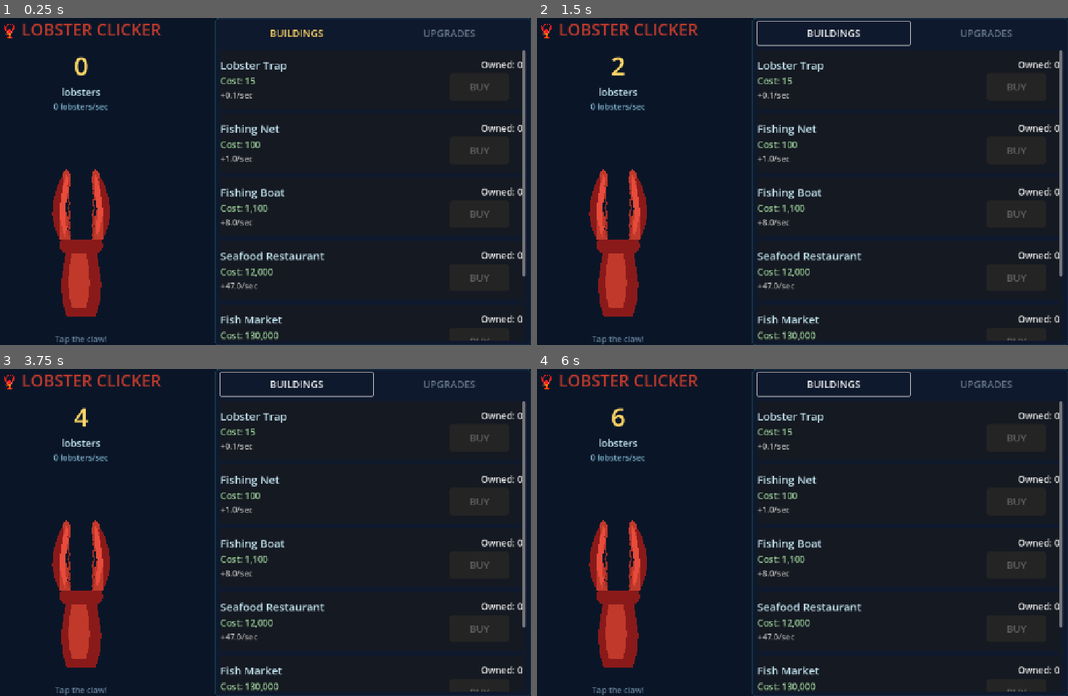
Above: before the commit, frames 1-4 (two rows, left to right).
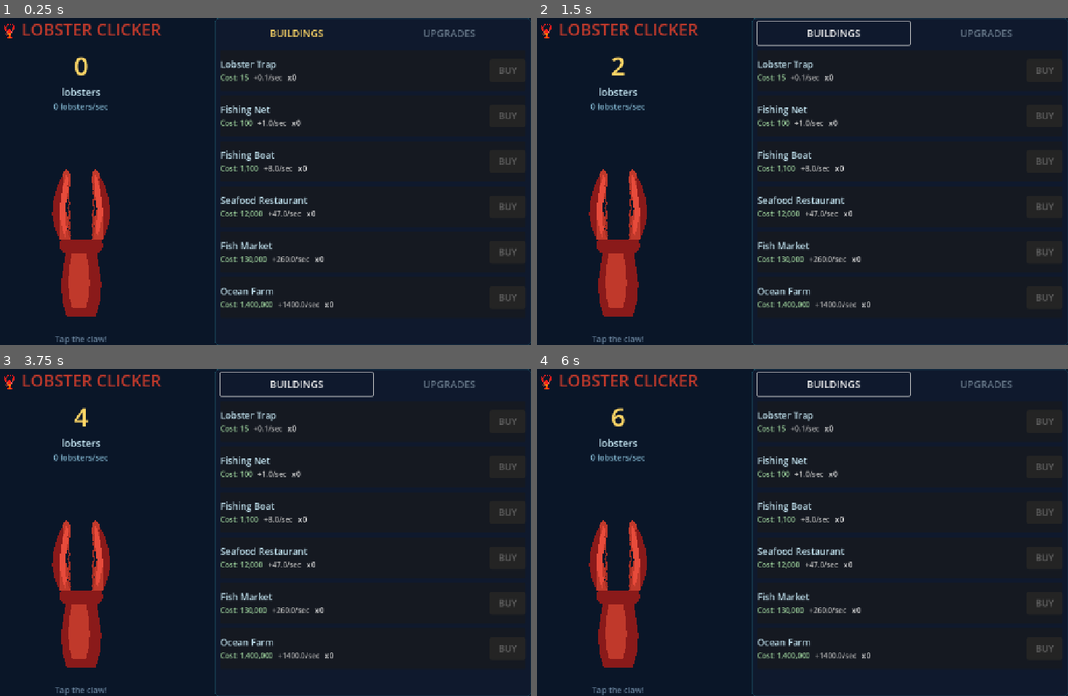
Above: after the commit, the same moments.

Repository: thecryptomasters/lobster-clicker
Game: Godot game, scene res://scenes/main.tscn
The game is run twice, just before and just after one commit, with the same random seed, the same clock (stepped at 60 frames per second) and the same inputs.
Inputs (mouse positions are in pixels of both pictures, inside the frame that each line leads up to):
- Up to frame 1 (0.25 s): no input
- Up to frame 2 (1.5 s): click (616, 227) at 0.5 s; click "BUILDINGS" at 1.25 s
- Up to frame 3 (3.75 s): click "UPGRADES" at 2 s; click (79, 578) at 2.75 s; click "BUILDINGS" at 3.5 s
- Up to frame 4 (6 s): click "UPGRADES" at 4.25 s; click (616, 578) at 5 s; click "BUILDINGS" at 5.75 s

The runs differ from the first frame. In frame 1, 5.0% of the frame differs, in the area x 41-99%, y 9-99%; in frame 2, 5.0%; in frame 3, 5.0%; in frame 4, 5.0%.

Commit message:
fix: compact building/upgrade items - no wasted space on mobile

Diff:
--- a/scenes/building_item.gd
+++ b/scenes/building_item.gd
@@ -50,7 +50,8 @@
 	name_label.text = def["name"]
 	var cost := GameManager.get_building_cost(building_index)
 	cost_label.text = "Cost: %s" % GameManager.format_number(cost)
-	count_label.text = "Owned: %d" % GameManager.building_counts[building_index]
+	var count := GameManager.building_counts[building_index]
+	count_label.text = "x%d" % count
 	var mult := GameManager.get_building_multiplier(building_index)
 	var effective_lps: float = def["lps"] * mult
 	if mult > 1.0:
--- a/scenes/building_item.tscn
+++ b/scenes/building_item.tscn
@@ -3,18 +3,17 @@
 [ext_resource type="Script" path="res://scenes/building_item.gd" id="1_script"]
 
 [node name="BuildingItem" type="PanelContainer"]
-custom_minimum_size = Vector2(0, 130)
+custom_minimum_size = Vector2(0, 90)
 size_flags_horizontal = 3
 script = ExtResource("1_script")
 
 [node name="HBox" type="HBoxContainer" parent="."]
 layout_mode = 2
-theme_override_constants/separation = 12
+theme_override_constants/separation = 8
 
 [node name="Info" type="VBoxContainer" parent="HBox"]
 layout_mode = 2
 size_flags_horizontal = 3
-size_flags_stretch_ratio = 2.5
 alignment = 1
 
 [node name="NameLabel" type="Label" parent="HBox/Info"]
@@ -22,40 +21,37 @@
 layout_mode = 2
 text = "Building Name"
 theme_override_colors/font_color = Color(0.753, 0.882, 0.933, 1)
-theme_override_font_sizes/font_size = 24
+theme_override_font_sizes/font_size = 20
 
-[node name="CostLabel" type="Label" parent="HBox/Info"]
+[node name="DetailRow" type="HBoxContainer" parent="HBox/Info"]
+layout_mode = 2
+theme_override_constants/separation = 12
+
+[node name="CostLabel" type="Label" parent="HBox/Info/DetailRow"]
 unique_name_in_owner = true
 layout_mode = 2
 text = "Cost: 0"
 theme_override_colors/font_color = Color(0.6, 0.8, 0.6, 1)
-theme_override_font_sizes/font_size = 20
+theme_override_font_sizes/font_size = 16
 
-[node name="LpsLabel" type="Label" parent="HBox/Info"]
+[node name="LpsLabel" type="Label" parent="HBox/Info/DetailRow"]
 unique_name_in_owner = true
 layout_mode = 2
 text = "+0/sec"
 theme_override_colors/font_color = Color(0.7, 0.7, 0.7, 1)
-theme_override_font_sizes/font_size = 18
+theme_override_font_sizes/font_size = 16
 
-[node name="Right" type="VBoxContainer" parent="HBox"]
-layout_mode = 2
-size_flags_horizontal = 3
-size_flags_stretch_ratio = 1.0
-alignment = 1
-
-[node name="CountLabel" type="Label" parent="HBox/Right"]
+[node name="CountLabel" type="Label" parent="HBox/Info/DetailRow"]
 unique_name_in_owner = true
 layout_mode = 2
-horizontal_alignment = 2
-text = "Owned: 0"
+text = "x0"
 theme_override_colors/font_color = Color(0.9, 0.9, 0.9, 1)
-theme_override_font_sizes/font_size = 20
+theme_override_font_sizes/font_size = 16
 
-[node name="BuyButton" type="Button" parent="HBox/Right"]
+[node name="BuyButton" type="Button" parent="HBox"]
 unique_name_in_owner = true
 layout_mode = 2
-custom_minimum_size = Vector2(130, 60)
-size_flags_horizontal = 6
+custom_minimum_size = Vector2(80, 50)
+size_flags_vertical = 4
 text = "BUY"
-theme_override_font_sizes/font_size = 22
+theme_override_font_sizes/font_size = 20
--- a/scenes/building_upgrade_item.tscn
+++ b/scenes/building_upgrade_item.tscn
@@ -3,18 +3,17 @@
 [ext_resource type="Script" path="res://scenes/building_upgrade_item.gd" id="1_script"]
 
 [node name="BuildingUpgradeItem" type="PanelContainer"]
-custom_minimum_size = Vector2(0, 120)
+custom_minimum_size = Vector2(0, 90)
 size_flags_horizontal = 3
 script = ExtResource("1_script")
 
 [node name="HBox" type="HBoxContainer" parent="."]
 layout_mode = 2
-theme_override_constants/separation = 12
+theme_override_constants/separation = 8
 
 [node name="Info" type="VBoxContainer" parent="HBox"]
 layout_mode = 2
 size_flags_horizontal = 3
-size_flags_stretch_ratio = 2.5
 alignment = 1
 
 [node name="NameLabel" type="Label" parent="HBox/Info"]
@@ -22,14 +21,14 @@
 layout_mode = 2
 text = "Upgrade Name"
 theme_override_colors/font_color = Color(1, 0.843, 0.4, 1)
-theme_override_font_sizes/font_size = 22
+theme_override_font_sizes/font_size = 20
 
 [node name="DescLabel" type="Label" parent="HBox/Info"]
 unique_name_in_owner = true
 layout_mode = 2
 text = "Description"
 theme_override_colors/font_color = Color(0.7, 0.7, 0.7, 1)
-theme_override_font_sizes/font_size = 16
+theme_override_font_sizes/font_size = 14
 autowrap_mode = 2
 
 [node name="CostLabel" type="Label" parent="HBox/Info"]
@@ -37,18 +36,12 @@
 layout_mode = 2
 text = "Cost: 0"
 theme_override_colors/font_color = Color(0.6, 0.8, 0.6, 1)
-theme_override_font_sizes/font_size = 20
+theme_override_font_sizes/font_size = 16
 
-[node name="Right" type="VBoxContainer" parent="HBox"]
-layout_mode = 2
-size_flags_horizontal = 3
-size_flags_stretch_ratio = 1.0
-alignment = 1
-
-[node name="BuyButton" type="Button" parent="HBox/Right"]
+[node name="BuyButton" type="Button" parent="HBox"]
 unique_name_in_owner = true
 layout_mode = 2
-custom_minimum_size = Vector2(130, 60)
-size_flags_horizontal = 6
+custom_minimum_size = Vector2(80, 50)
+size_flags_vertical = 4
 text = "BUY"
-theme_override_font_sizes/font_size = 22
+theme_override_font_sizes/font_size = 20
Not shown, changed: export/index.html
Not shown, changed: export/index.pck
